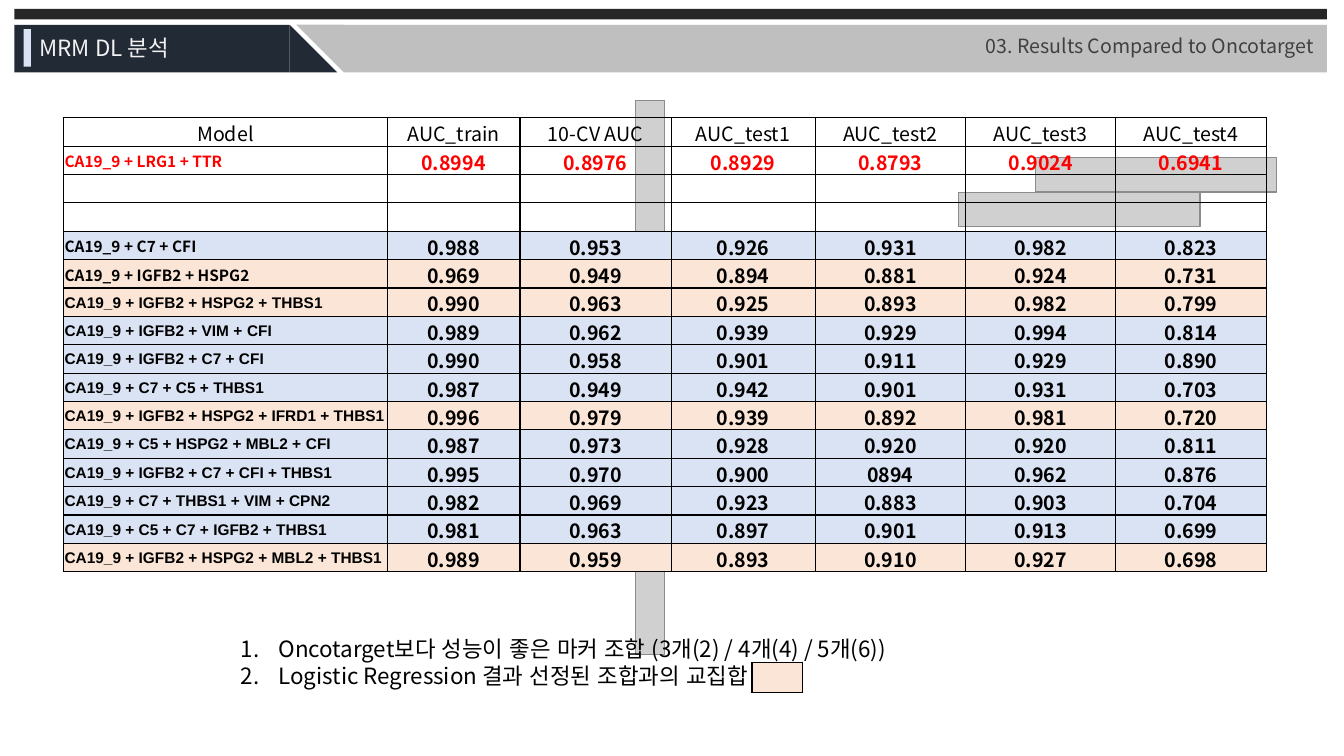
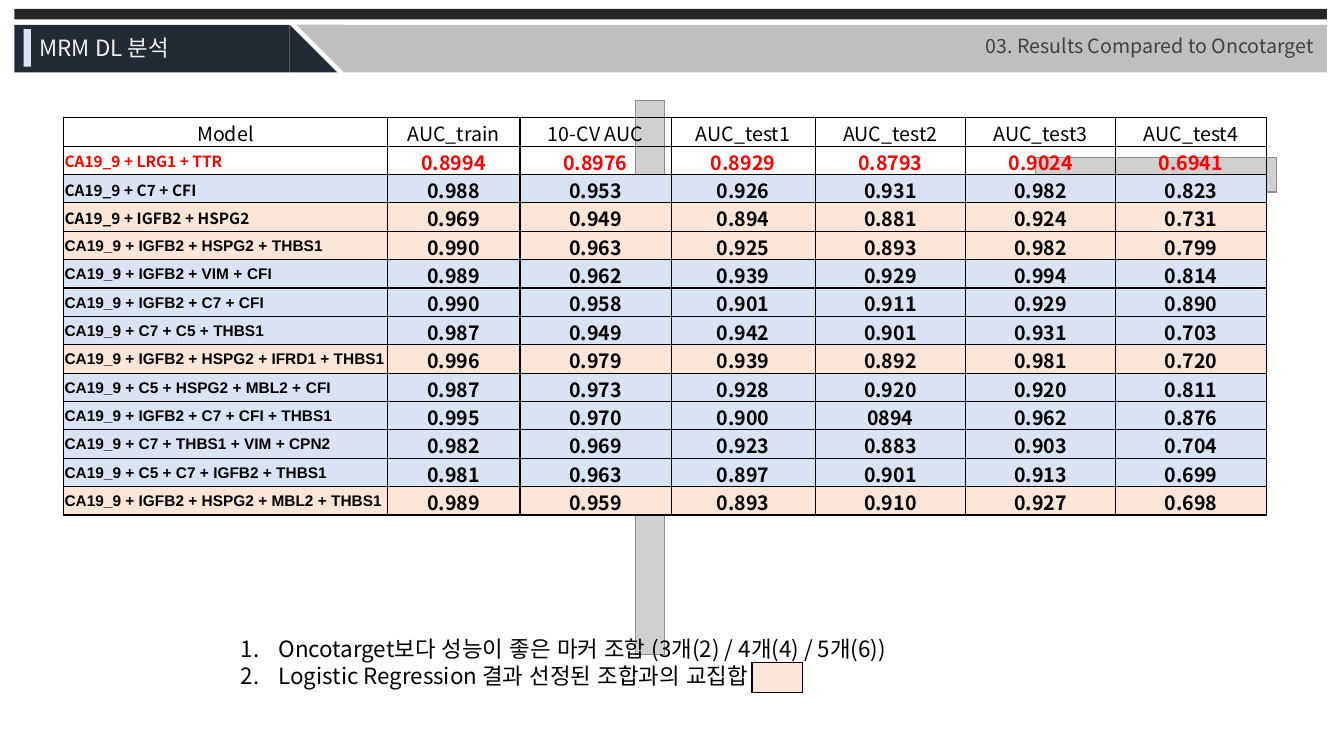
Before and after one commit to JaneeChoi/Biostatistics, a slide deck: slide 16 of MRM/Presentation Slides/MRM_DL_211004.pptx. Drawn at 1344x756 pixels with LibreOffice and Linux fonts; fonts in the diff are those of the drawing; grey boxes stand for pictures. Boxes give left, top, right and bottom in pixels: in the first picture for what was removed or moved away, otherwise in the second. Text is boxed around its words. In the diff, an @@ line names an element or a change of style, - is before the commit and + after.

Commit message:
add guide and ppt slides

```diff
--- a/MRM/Presentation Slides/MRM_DL_211004.pptx
+++ b/MRM/Presentation Slides/MRM_DL_211004.pptx
@@ table at (64, 118, 1266, 520) @@
-row 3:  |  |  |  |  |  | 
-row 4:  |  |  |  |  |  | 
```
Also in this commit, not shown: 42 other files.
